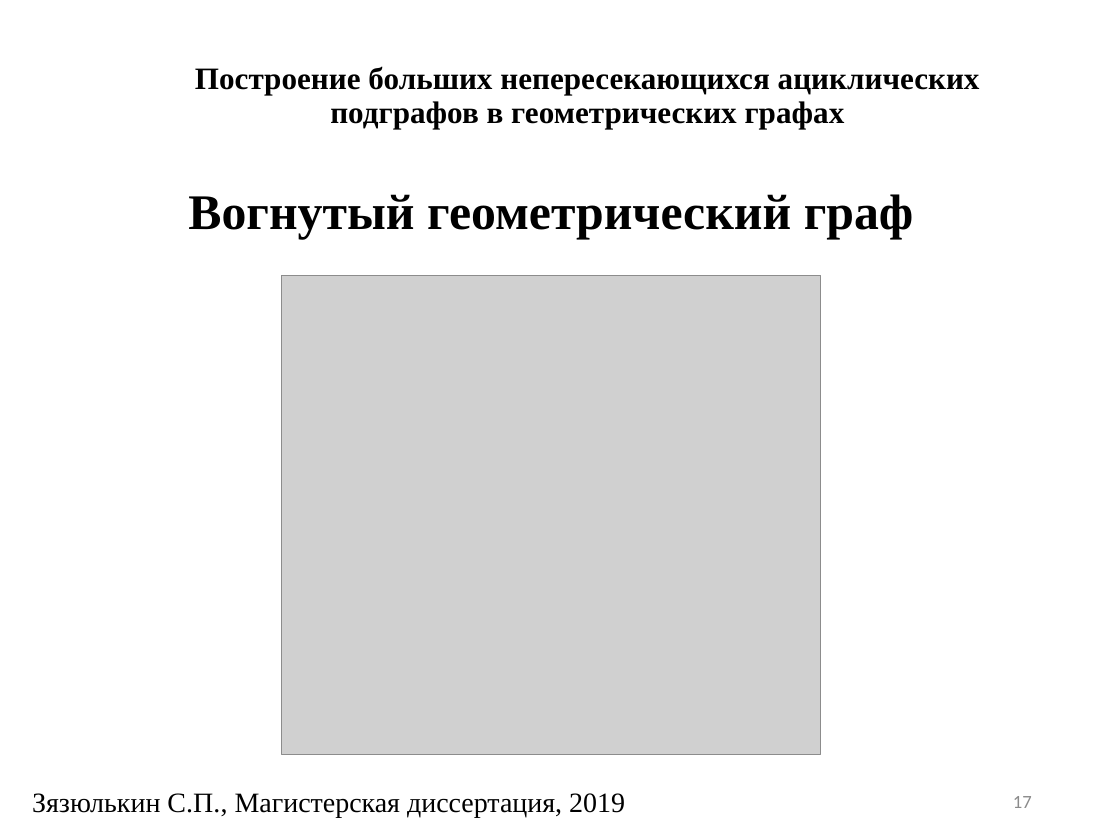
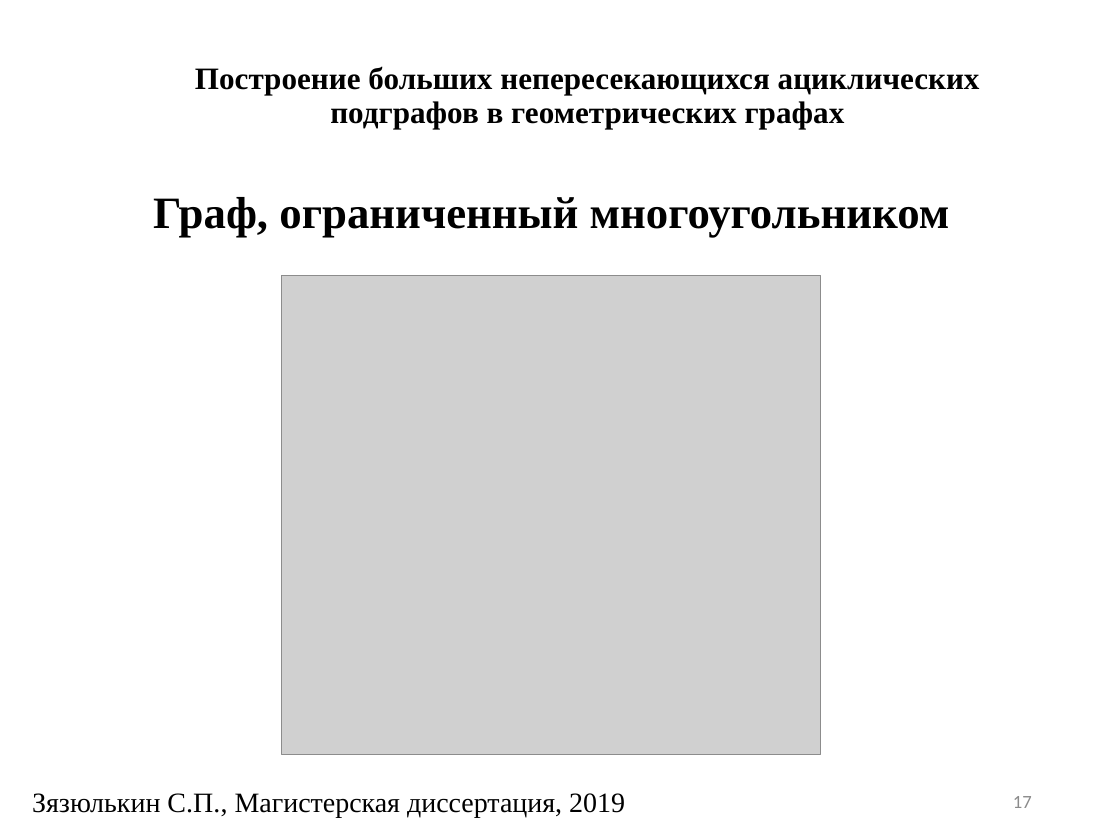
Before and after one commit to SergeyZyazyulkin/NonCrossingSubgraphs, a slide deck: slide 17 of docs/presentation.ppt. Drawn at 1120x840 pixels with LibreOffice and Linux fonts; fonts in the diff are those of the drawing; grey boxes stand for pictures; background and template pictures are left out. Boxes give left, top, right and bottom in pixels: in the first picture for what was removed or moved away, otherwise in the second. Text is boxed around its words. In the diff, an @@ line names an element or a change of style, - is before the commit and + after.

```diff
--- a/docs/presentation.ppt
+++ b/docs/presentation.ppt
@@ title at (153,197,950,237): text changed; size 32 to 28.8 pt @@
-Вогнутый геометрический граф
+Граф, ограниченный многоугольником
```
Also in this commit, not shown: 16 other slides changed, 5 slides added, 3 other files.
